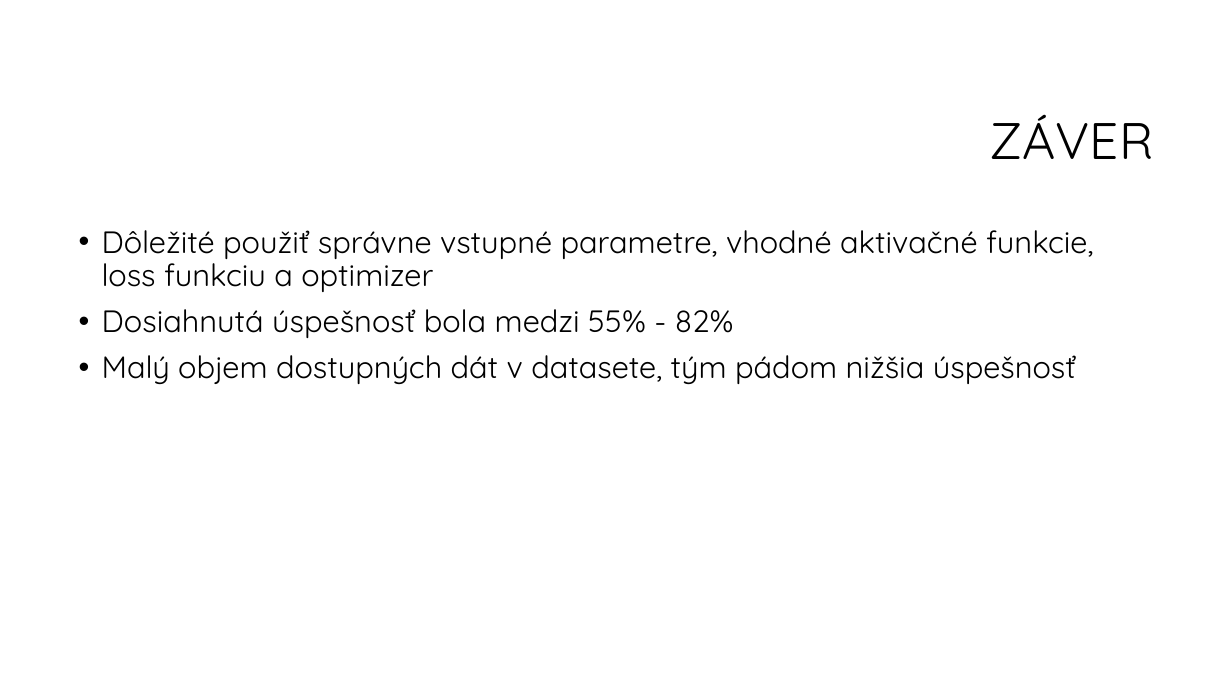
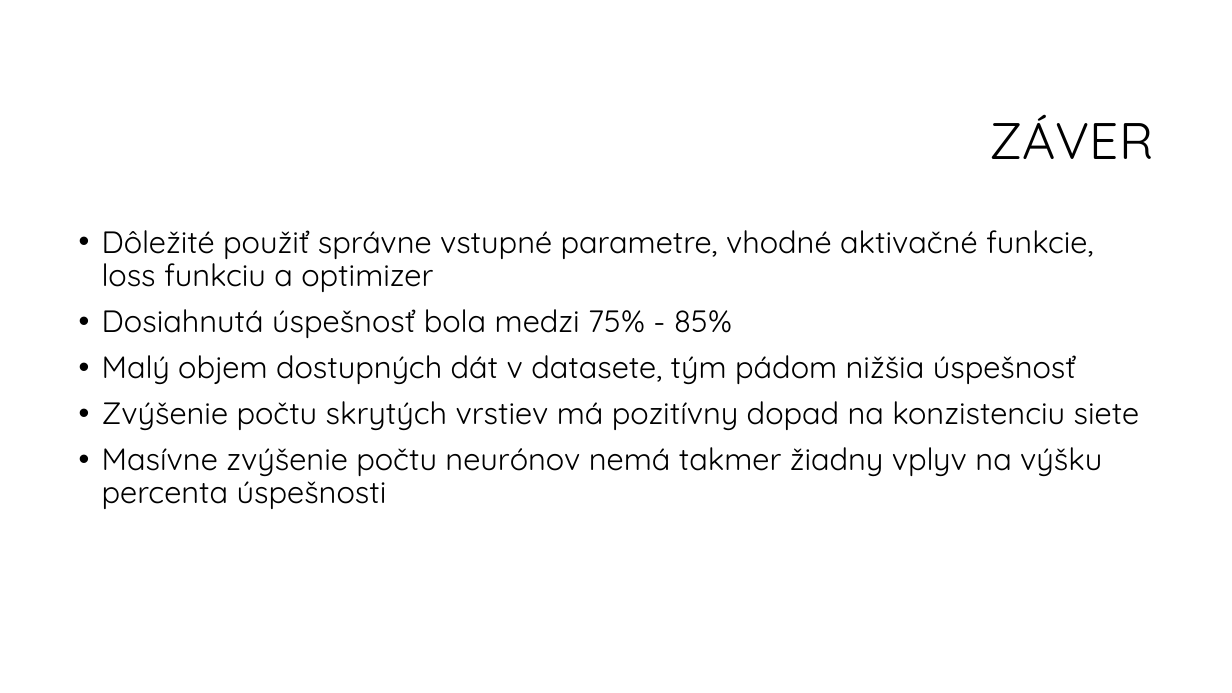
Before and after one commit to georgeob/Tariska_NS2020, a slide deck: slide 15 of Klasifikácia_hviezd_Tariška.pptx. Drawn at 1232x693 pixels with LibreOffice and Linux fonts; fonts in the diff are those of the drawing; background and template pictures are left out. Boxes give left, top, right and bottom in pixels: in the first picture for what was removed or moved away, otherwise in the second. Text is boxed around its words. In the diff, an @@ line names an element or a change of style, - is before the commit and + after.

Commit message:
Zvýšenie počtu vrstiev Dosiahnutie vyššej úspešnosti a konzistencie siete

```diff
--- a/Klasifikácia_hviezd_Tariška.pptx
+++ b/Klasifikácia_hviezd_Tariška.pptx
@@ text at (x1=102, y1=309, x2=732, y2=338): text changed @@
-• Dosiahnutá úspešnosť bola medzi 55% - 82%
+• Dosiahnutá úspešnosť bola medzi 75% - 85%
@@ text at (x1=102, y1=401, x2=1140, y2=509): paragraphs added @@
+• Zvýšenie počtu skrytých vrstiev má pozitívny dopad na konzistenciu siete
+• Masívne zvýšenie počtu neurónov nemá takmer žiadny vplyv na výšku percenta úspešnosti
```
Also in this commit, not shown: 5 other slides changed, 1 other file.
